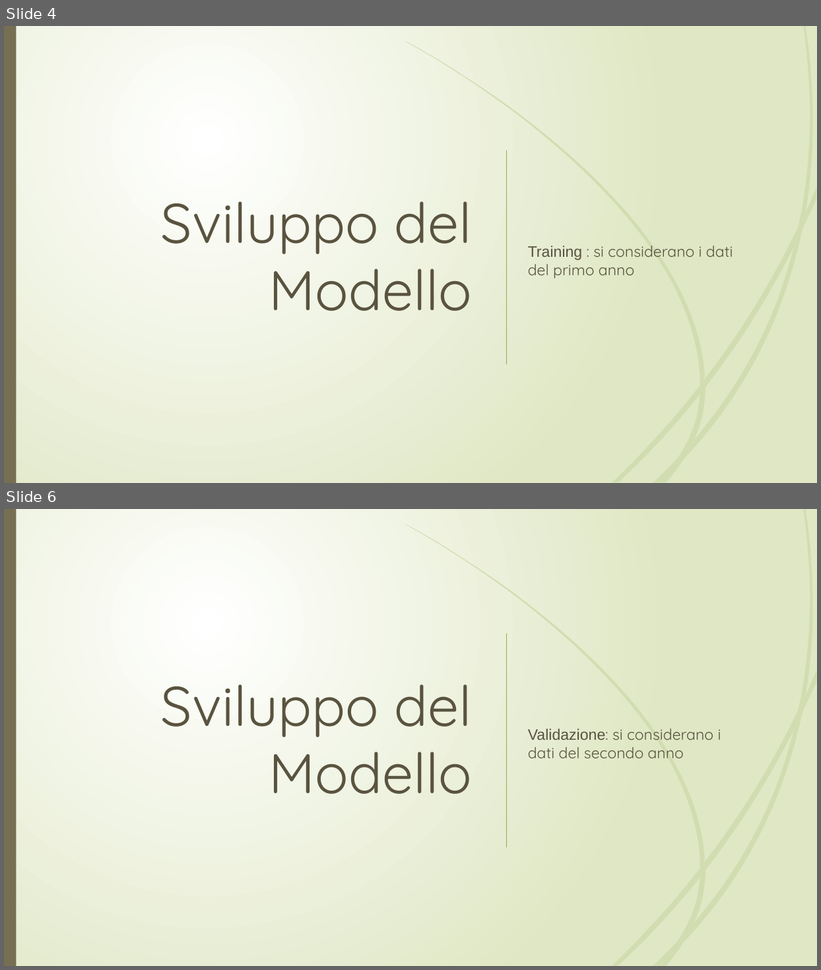
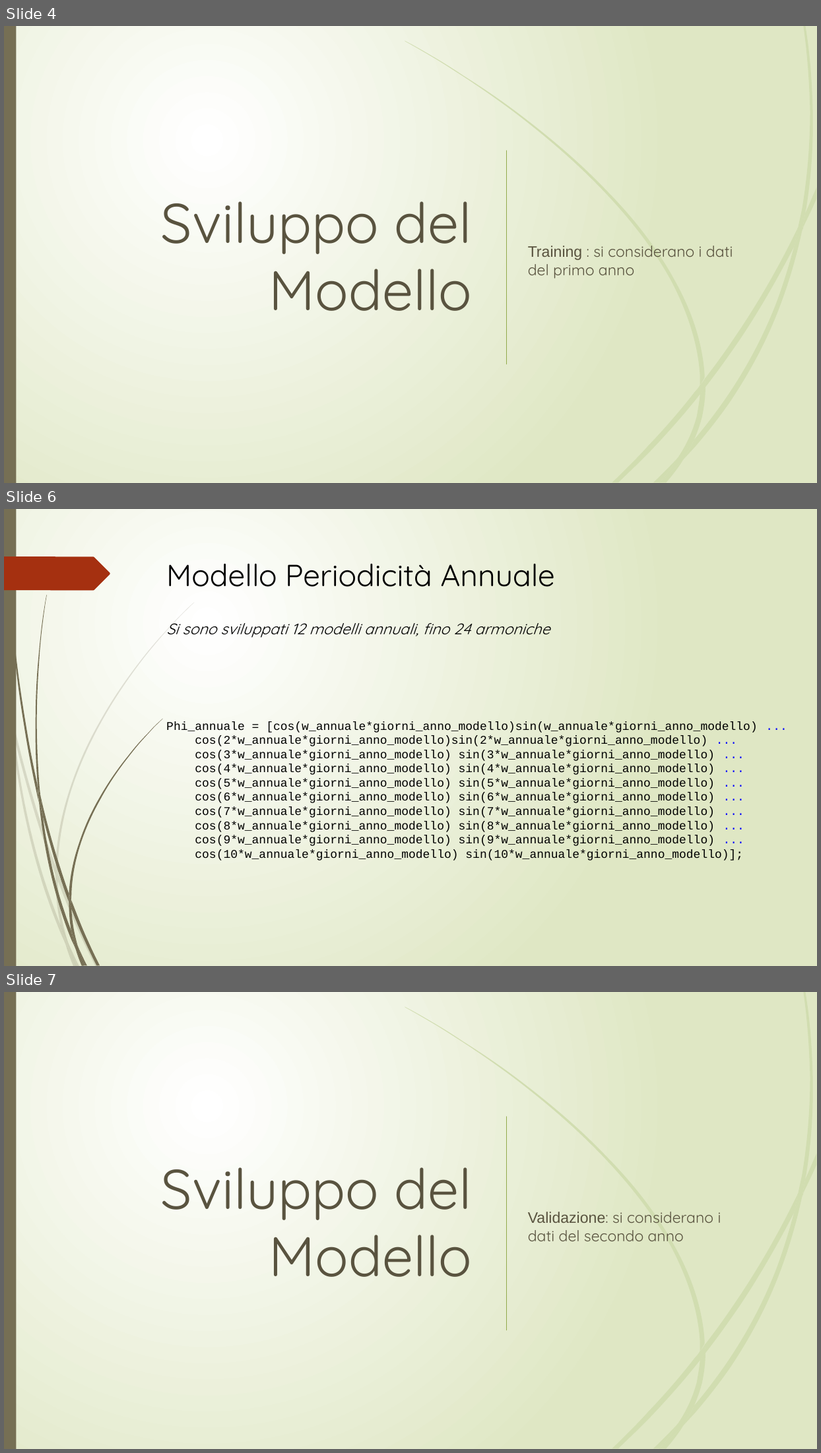
Before and after one commit to r1cky0/Italian-energy-consumption-prediction, a slide deck: presentazione_imad.pptx. Shown one above the other, each under a label of ours: slides 4 and 6 before the commit, slides 4, 6 and 7 after it; the slides between them are not shown. The pictures are 821x970 and 821x1453 pixels, drawn with LibreOffice and Linux fonts; fonts in the diff are those of the drawing. Boxes give left, top, right and bottom in pixels: in the first picture for what was removed or moved away, otherwise in the second. Text is boxed around its words. In the diff, an @@ line names an element or a change of style, - is before the commit and + after.

```diff
--- a/presentazione_imad.pptx
+++ b/presentazione_imad.pptx
@@ slide 6 added at (4,509,817,966), background gradient #FFFFFF to #DFE8C4; not listed: 22 template elements that a slide beside it also shows @@
@@ rectangle added at (4,509,16,966), fill #766F54 @@
@@ freeform shape added at (4,557,110,590), fill #A53010 @@
@@ text added at (166,564,555,587), 36 pt, text #000000 @@
+Modello Periodicità Annuale
@@ text added at (166,623,550,638), 18 pt, text #000000, italic @@
+Si sono sviluppati 12 modelli annuali, fino 24 armoniche
@@ text added at (166,722,758,861), 14 pt, text #000000 @@
+Phi_annuale = [cos(w_annuale*giorni_anno_modello)sin(w_annuale*giorni_anno_modello) ...
+cos(2*w_annuale*giorni_anno_modello)sin(2*w_annuale*giorni_anno_modello) ...
+cos(3*w_annuale*giorni_anno_modello) sin(3*w_annuale*giorni_anno_modello) ...
+cos(4*w_annuale*giorni_anno_modello) sin(4*w_annuale*giorni_anno_modello) ...
+cos(5*w_annuale*giorni_anno_modello) sin(5*w_annuale*giorni_anno_modello) ...
+cos(6*w_annuale*giorni_anno_modello) sin(6*w_annuale*giorni_anno_modello) ...
+cos(7*w_annuale*giorni_anno_modello) sin(7*w_annuale*giorni_anno_modello) ...
+cos(8*w_annuale*giorni_anno_modello) sin(8*w_annuale*giorni_anno_modello) ...
+cos(9*w_annuale*giorni_anno_modello) sin(9*w_annuale*giorni_anno_modello) ...
+cos(10*w_annuale*giorni_anno_modello) sin(10*w_annuale*giorni_anno_modello)];
@@ what was slide 6 is now slide 7 @@
```
Also in this commit, not shown: 7 slides changed, 1 slide removed.
